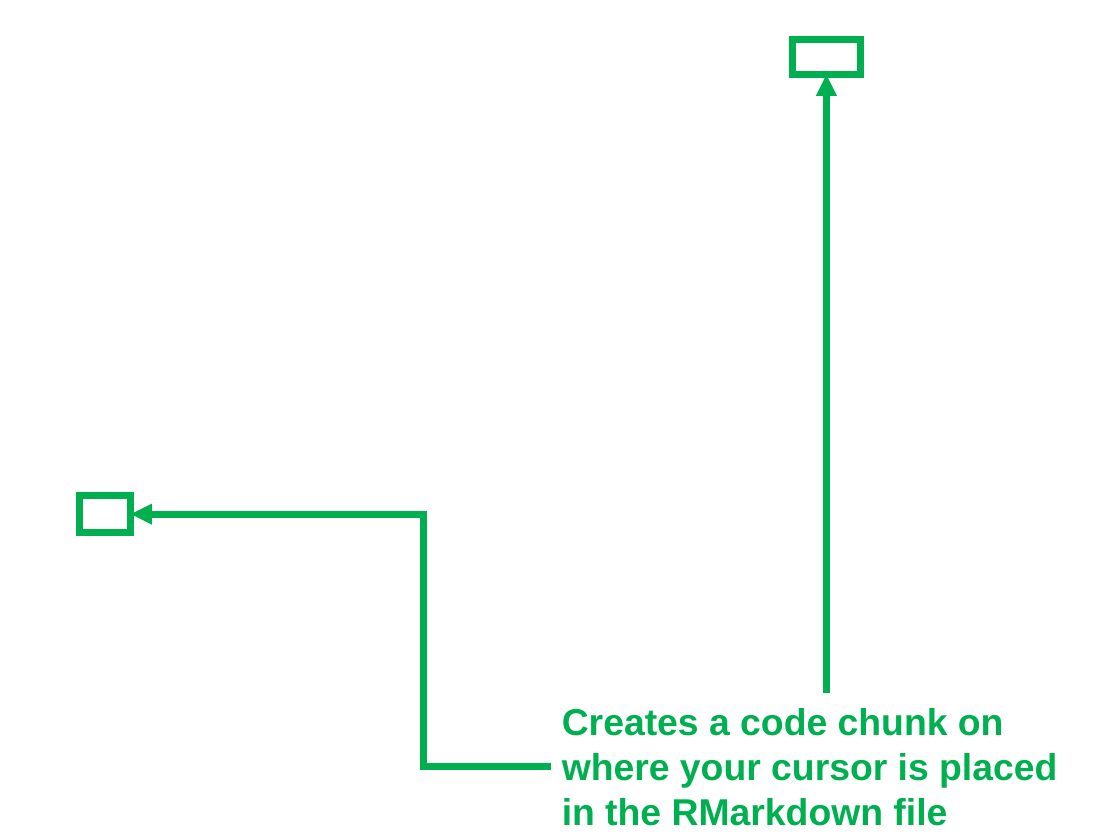
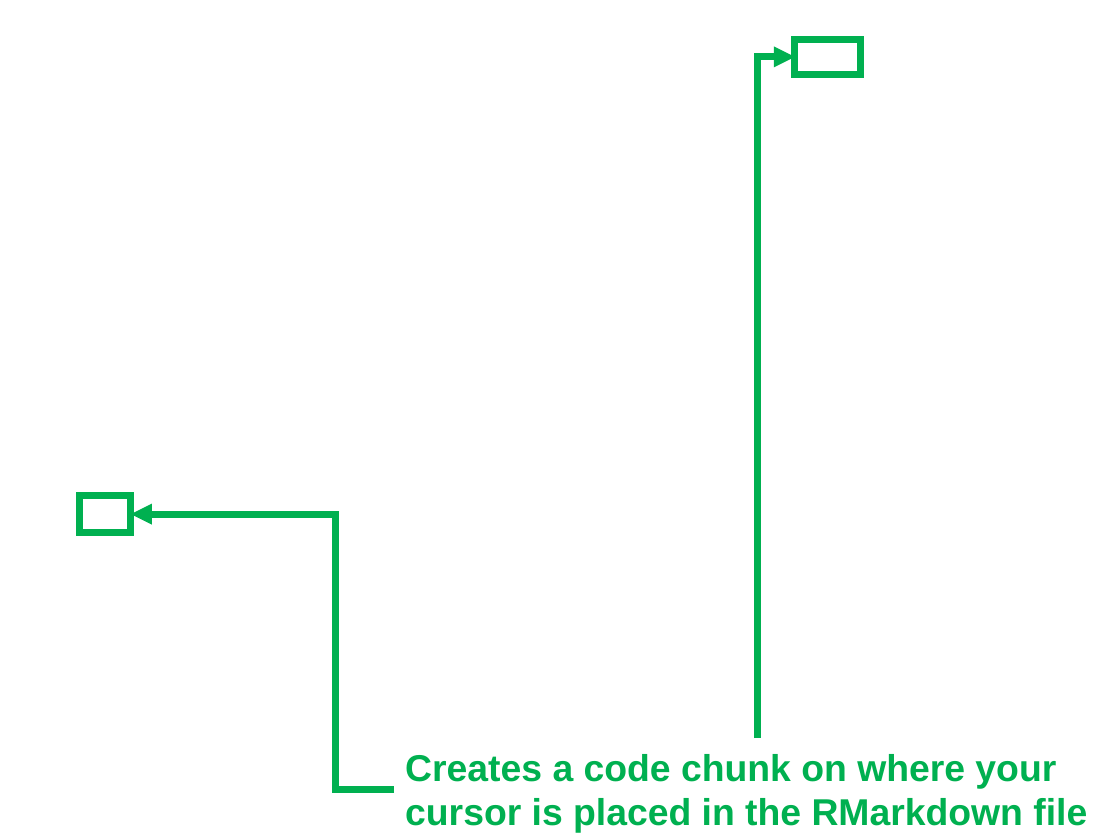
Before and after one commit to upmathematics/mth-161d-sp25, a slide deck: slide 1 of docs/lessons/2.1-mth161-rmarkdown/r-code-chunks.pptx. Drawn at 1120x840 pixels with LibreOffice and Linux fonts; fonts in the diff are those of the drawing; background and template pictures are left out. Boxes give left, top, right and bottom in pixels: in the first picture for what was removed or moved away, otherwise in the second. Text is boxed around its words. In the diff, an @@ line names an element or a change of style, - is before the commit and + after.

```diff
--- a/docs/lessons/2.1-mth161-rmarkdown/r-code-chunks.pptx
+++ b/docs/lessons/2.1-mth161-rmarkdown/r-code-chunks.pptx
@@ elbow arrow added from (757, 738) to (795, 57), #00B050 4.5 pt @@
@@ arrow removed from (827, 693) to (827, 75) @@
@@ elbow arrow moved from (551, 766) - (131, 514) to (394, 790) - (131, 514) @@
@@ text "Creates a code chunk on ..." rewrapped from box(562, 708, 1057, 826) to box(405, 754, 1087, 833) @@
```
Also in this commit, not shown: 17 other files.
